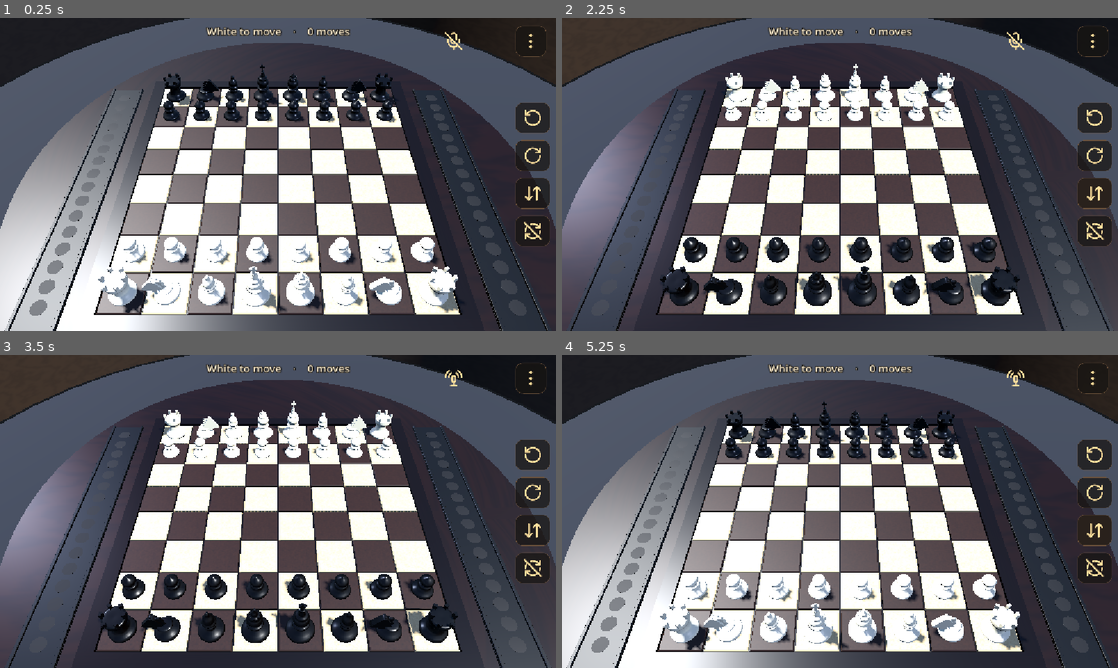
Above: before the commit, frames 1-4 (two rows, left to right).
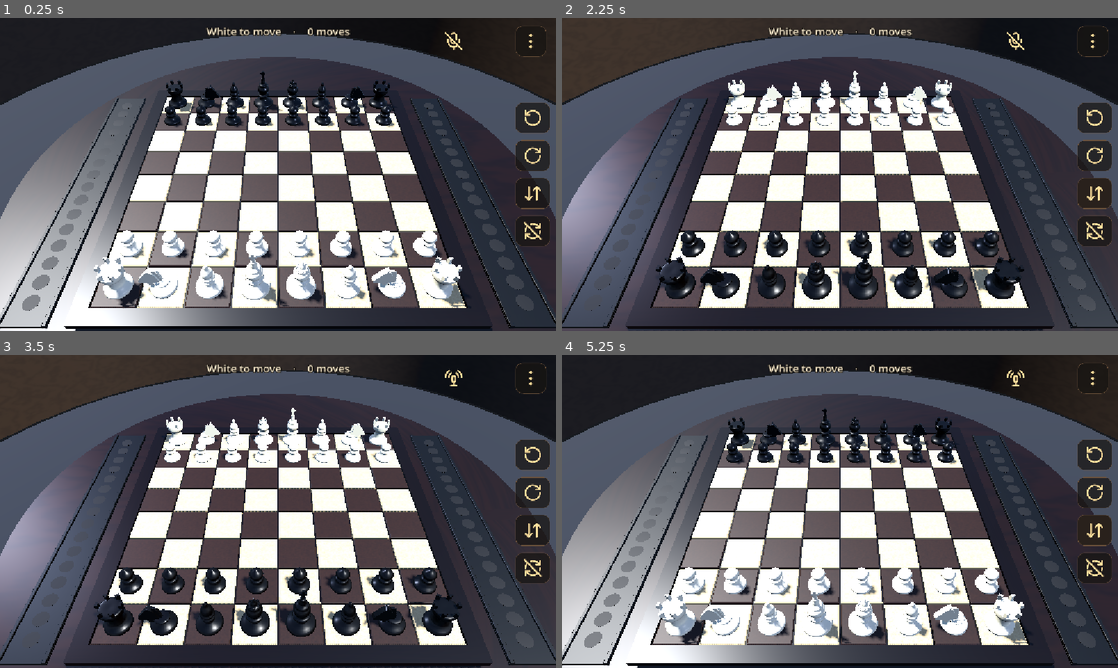
Above: after the commit, the same moments.

Repository: shedrackgodstime/chess-relay
Game: Godot game, scene res://main.tscn
Same seed, same stepped clock (60 frames per second), same inputs: the game is played once before the commit and once after it.
Inputs (mouse positions are in pixels of both pictures, inside the frame that each line leads up to):
- Up to frame 1 (0.25 s): no input
- Up to frame 2 (2.25 s): click (1095, 118) at 0.5 s; click (1095, 155) at 1.25 s; click (1095, 193) at 2 s
- Up to frame 3 (3.5 s): click (455, 376) at 2.75 s
- Up to frame 4 (5.25 s): click (1095, 455) at 3.5 s; click (1095, 492) at 4.25 s; click (1095, 530) at 5 s

The runs differ from the first frame. In frame 1, 34% of the frame differs, in the area x 0-100%, y 0-100%; in frame 2, 30%; in frame 3, 30%; in frame 4, 34%.

Commit message:
Put the pitch back to 45 and record that 50 was tried and did nothing
45 stands. 50 was measured rather than guessed at, and the measurement says the
framing was never the cause of the e2 problem: a tap on the pawn reaches it at
both angles, and the bare centre of the e2 square reaches the king at both. So
the extra angle bought nothing but a worse view, and it is gone.

The reason it was tried is kept, and the e-file note now records the correction
rather than the belief, since the wrong half of that note is what would have been
rediscovered. What remains is a picking question about any piece standing in front
of any square, which is narrower than the note claimed and is not a pawn problem,
not an e-file problem, and not a camera problem.

The pitch is no longer in the table of temporary values, since it is no longer
temporary. The hints and the voice control still are.

Diff:
--- a/main.gd
+++ b/main.gd
@@ -93,27 +93,28 @@
 ## raw pitch and distance, take the ratio length as
 ## distance / (half-extent + frame margin) and split it by the pitch angle.
 ##
-## Currently pitch 50, distance 10.81.
-##
-## TEMPORARY, for looking at. Both ratios were moved together to raise the angle
-## from 45 to 50 while leaving the reach identical, so the board stays exactly as
-## large on screen and the angle is the only thing that differs; otherwise the view
-## would change in two ways at once and neither could be judged.
-##
-## This was raised on the belief that the e2 pawn was untappable at 45 because the
-## king on e1 stands in front of it, and that 50 was the angle at which it cleared.
-## Measured, that is only half right and the half that is wrong matters: a tap on
-## the pawn reaches it at both angles, and a tap on the bare centre of the e2 square
-## reaches the king at both. So 50 fixes nothing here and is purely a view to be
-## judged by eye. What is left is the centre of a square sitting behind a piece,
-## which picking by ray alone cannot resolve; it is recorded in docs/BACKLOG.md
-## rather than solved here. See _e2_reachability_checks in tools/test_movement.gd.
-@export_range(0.5, 4.0) var framing_height := 1.89063:
+## Currently pitch 45, distance 10.81.
+##
+## Pitch 45 was tried at 50 and put back. Both ratios were moved together so the
+## reach stayed identical and the angle was the only difference, and 50 was judged
+## worse, so 45 stands.
+##
+## The reason for trying it is worth keeping even though the change was reverted:
+## the e2 pawn was believed untappable at 45, because the king on e1 stands in front
+## of it, and 50 was believed to be the angle at which it cleared. Measured, that is
+## half wrong and the half that is wrong matters. A tap on the pawn reaches it at both
+## angles, so the pawn was never unreachable. A tap on the bare centre of the e2
+## square reaches the king at both, and the pitch does not change that, because both
+## pieces are centred on their own squares and the ray still passes through the king.
+## What is left is the centre of a square sitting behind a piece, which picking by ray
+## alone cannot resolve; recorded in docs/BACKLOG.md rather than solved here. See
+## _e2_reachability_checks in tools/test_movement.gd.
+@export_range(0.5, 4.0) var framing_height := 1.745165:
 	set(value):
 		framing_height = value
 		frame_board()
 
-@export_range(0.5, 4.0) var framing_distance := 1.58642:
+@export_range(0.5, 4.0) var framing_distance := 1.745165:
 	set(value):
 		framing_distance = value
 		frame_board()
Not shown, changed: docs/BACKLOG.md
